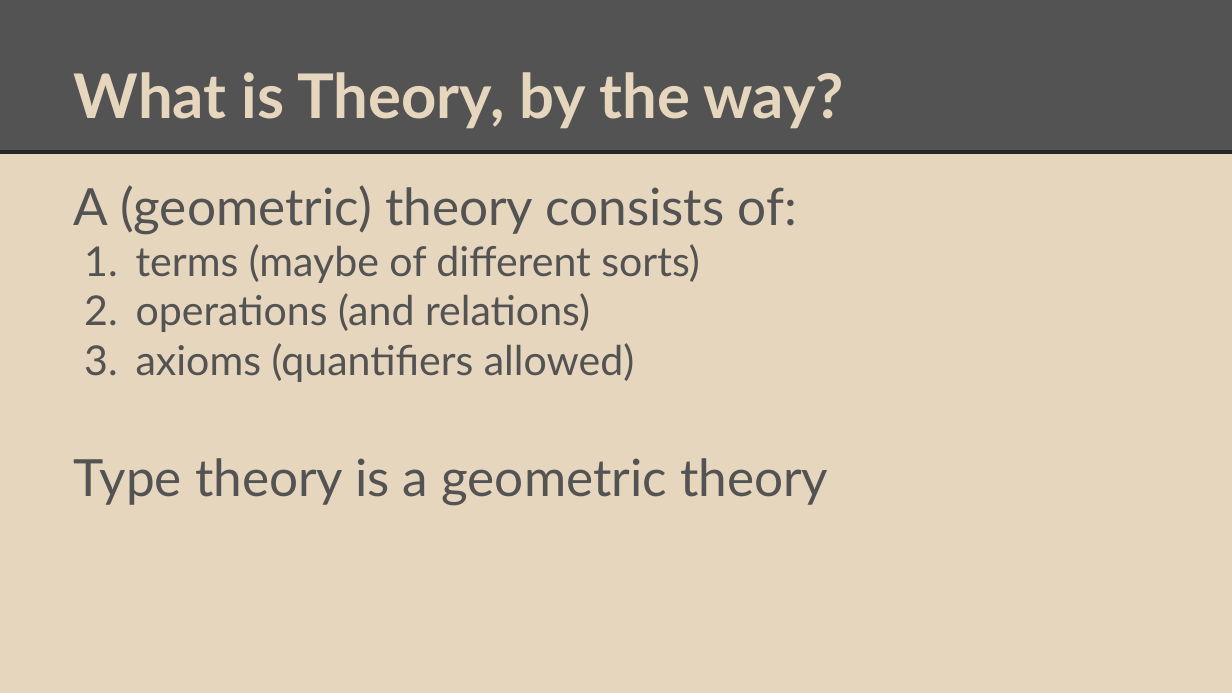
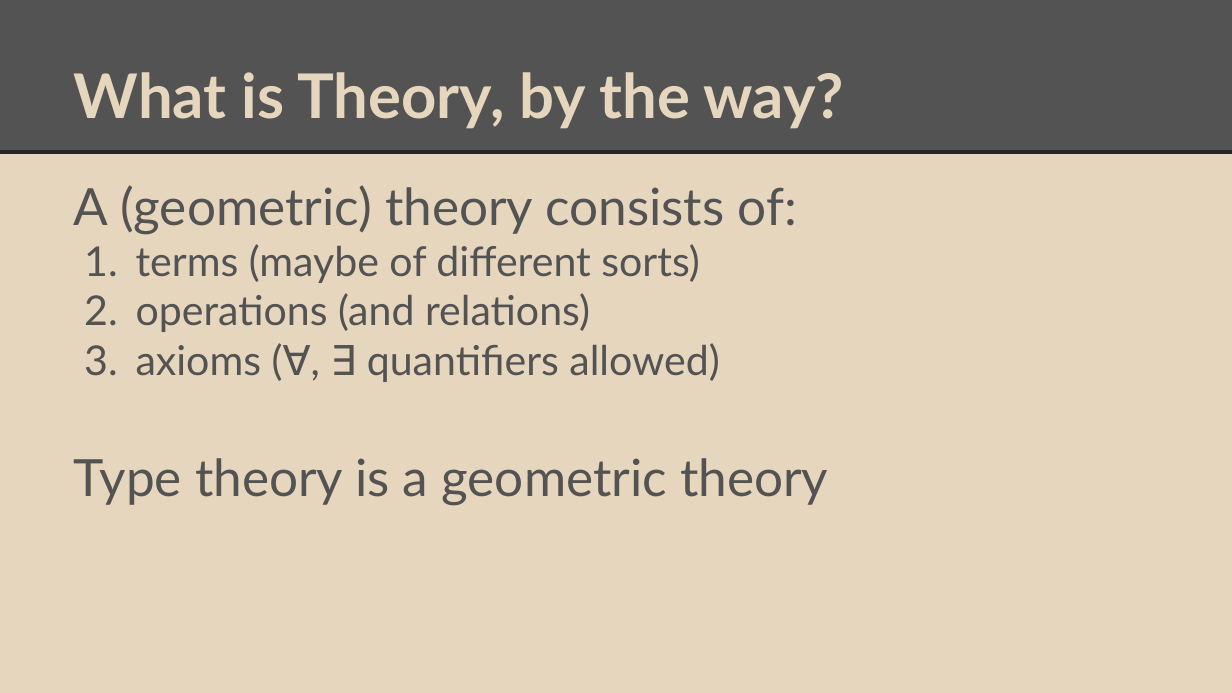
Before and after one commit to degoes-consulting/lambdaconf-2015, a slide deck: slide 6 of speakers/vpatryshev/intuitionistic-type-theory/IntroToIntuitionisticTypeTheory.pptx. Drawn at 1232x693 pixels with LibreOffice and Linux fonts; fonts in the diff are those of the drawing. Boxes give left, top, right and bottom in pixels: in the first picture for what was removed or moved away, otherwise in the second. Text is boxed around its words. In the diff, an @@ line names an element or a change of style, - is before the commit and + after.

Commit message:
Fixed some typos; split slides after John's suggestions.

```diff
--- a/speakers/vpatryshev/intuitionistic-type-theory/IntroToIntuitionisticTypeTheory.pptx
+++ b/speakers/vpatryshev/intuitionistic-type-theory/IntroToIntuitionisticTypeTheory.pptx
@@ text at bbox=[136, 343, 719, 382]: text changed @@
-3. axioms (quantifiers allowed)
+3. axioms (∀, ∃ quantifiers allowed)
```
Also in this commit, not shown: 23 other slides changed, 4 slides added.
